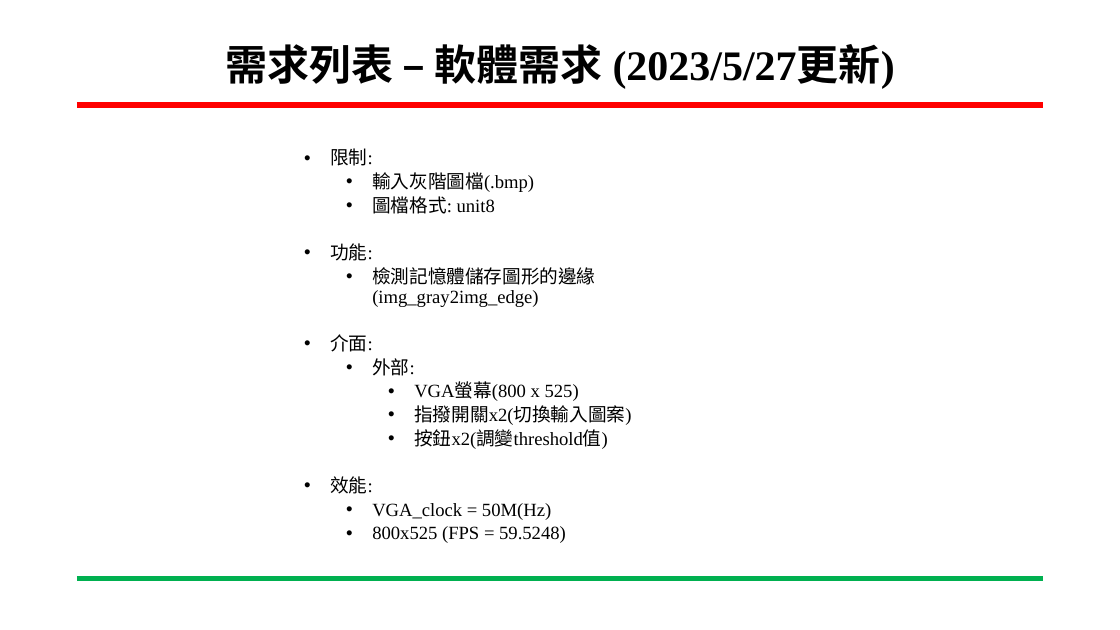
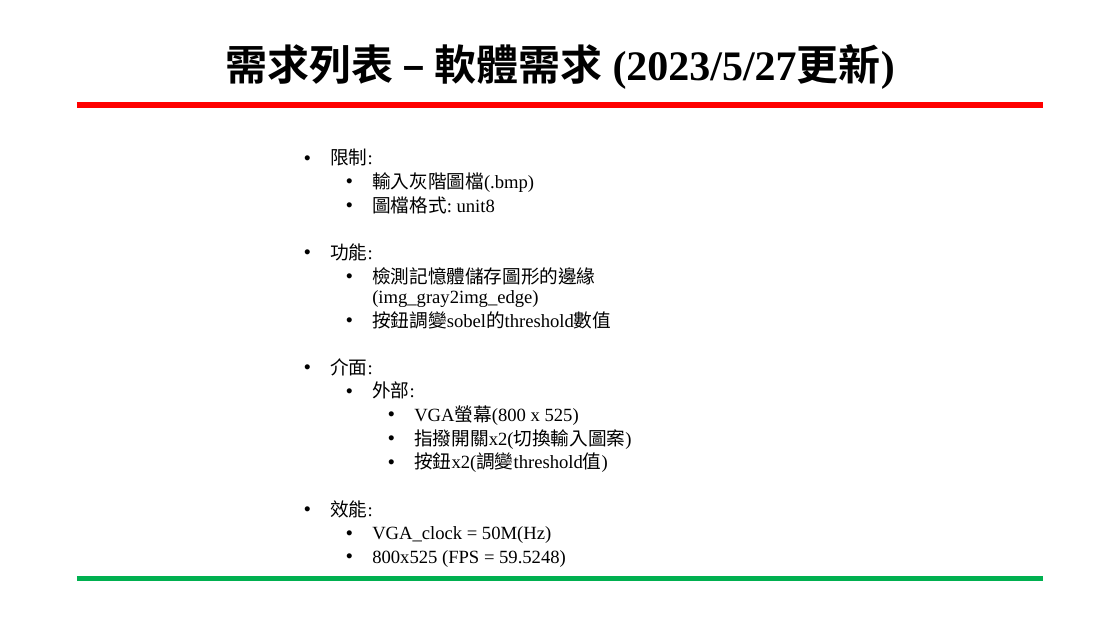
Before and after one commit to ing0331/FPGA, a slide deck: slide 5 of HW7_sobel_BRam/N06-Tutorial/專案進度報告-Sobel_VGA-吳東穎-20230531.pptx. Drawn at 1120x630 pixels with LibreOffice and Linux fonts; fonts in the diff are those of the drawing; background and template pictures are left out. Boxes give left, top, right and bottom in pixels: in the first picture for what was removed or moved away, otherwise in the second. Text is boxed around its words. In the diff, an @@ line names an element or a change of style, - is before the commit and + after.

```diff
--- a/HW7_sobel_BRam/N06-Tutorial/專案進度報告-Sobel_VGA-吳東穎-20230531.pptx
+++ b/HW7_sobel_BRam/N06-Tutorial/專案進度報告-Sobel_VGA-吳東穎-20230531.pptx
@@ text at [372, 311, 611, 329]: paragraph added @@
+    • 按鈕調變sobel的threshold數值
```
Also in this commit, not shown: 2 other slides changed.
